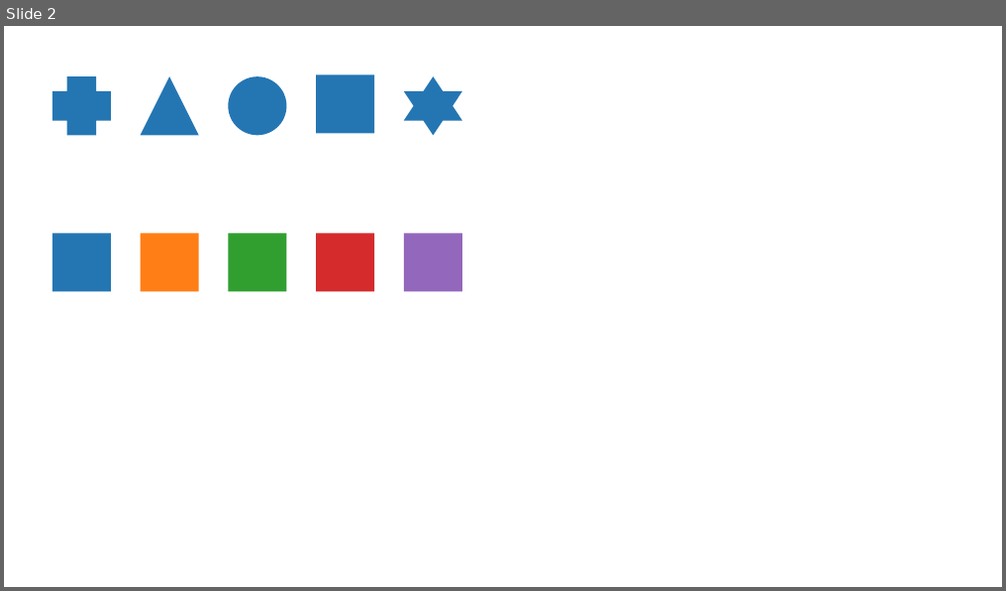
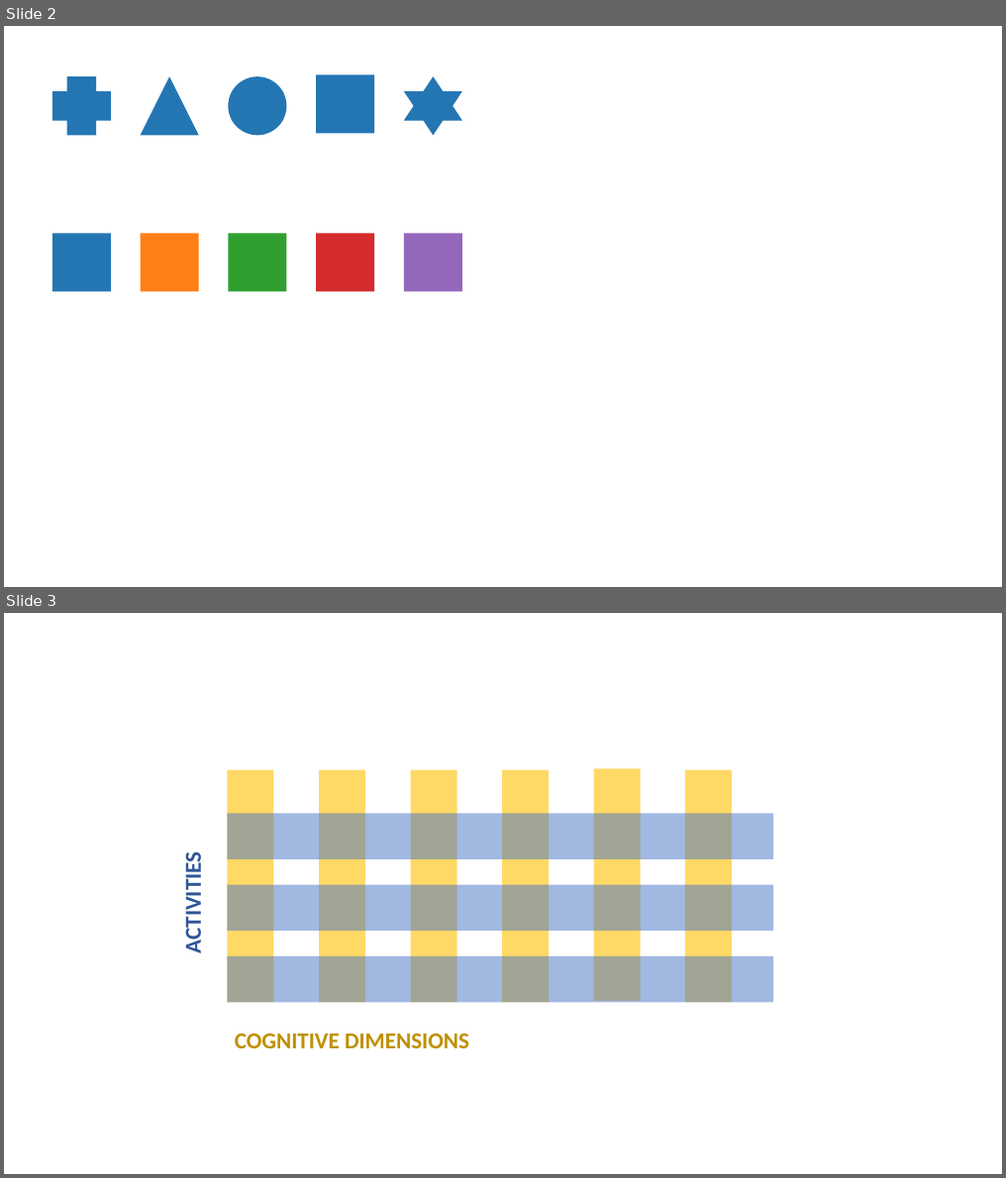
Before and after one commit to tpetricek/teaching, a slide deck: human-computer-interaction/slides/diagrams.pptx. Shown one above the other, each under a label of ours: slide 2 before the commit, slides 2 and 3 after it. The pictures are 1006x591 and 1006x1178 pixels, drawn with LibreOffice and Linux fonts; fonts in the diff are those of the drawing. Boxes give left, top, right and bottom in pixels: in the first picture for what was removed or moved away, otherwise in the second. Text is boxed around its words. In the diff, an @@ line names an element or a change of style, - is before the commit and + after.

```diff
--- a/human-computer-interaction/slides/diagrams.pptx
+++ b/human-computer-interaction/slides/diagrams.pptx
@@ slide 3 added at box(4, 613, 1002, 1174), background #FFFFFF @@
@@ rectangle added at box(227, 770, 273, 1002), fill #FFC000 at 60% opacity @@
@@ rectangle added at box(319, 770, 365, 1002), fill #FFC000 at 60% opacity @@
@@ rectangle added at box(411, 770, 456, 1002), fill #FFC000 at 60% opacity @@
@@ rectangle added at box(503, 770, 549, 1002), fill #FFC000 at 60% opacity @@
@@ rectangle added at box(594, 768, 641, 1001), fill #FFC000 at 60% opacity @@
@@ rectangle added at box(685, 770, 732, 1002), fill #FFC000 at 60% opacity @@
@@ rectangle added at box(227, 814, 773, 860), fill #4472C4 at 50% opacity @@
@@ text added at box(179, 861, 207, 951), 22 pt, text #2F5597, bold @@
+ACTIVITIES
@@ rectangle added at box(227, 884, 773, 931), fill #4472C4 at 50% opacity @@
@@ rectangle added at box(227, 957, 773, 1002), fill #4472C4 at 50% opacity @@
@@ text added at box(235, 1034, 469, 1049), 22 pt, text #BF9000, bold @@
+COGNITIVE DIMENSIONS
```
Also in this commit, not shown: 4 other slides added, 23 other files.
